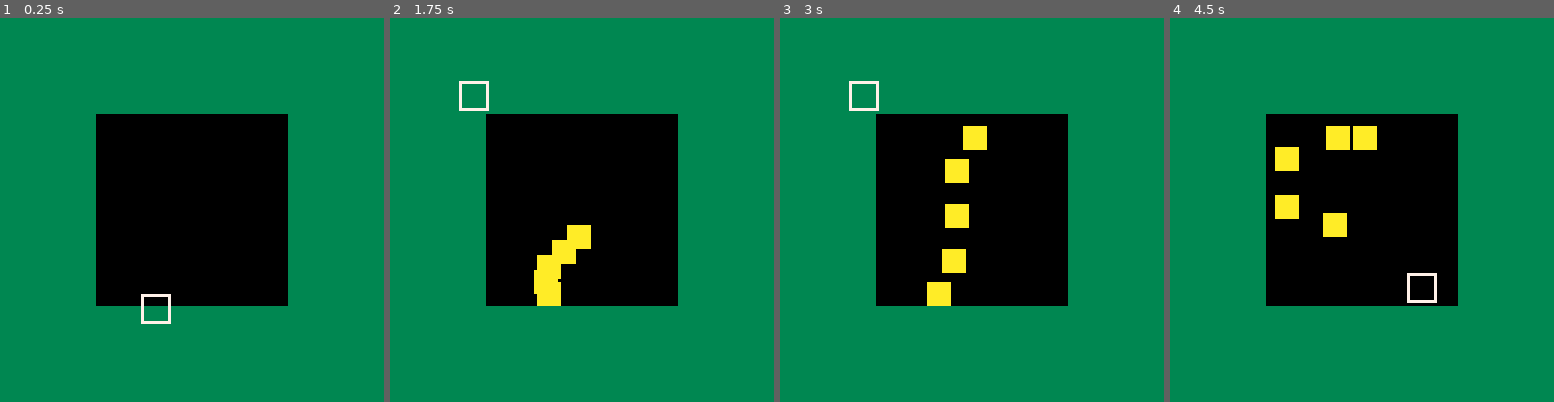
Above: before the commit, frames 1-4 (left to right).
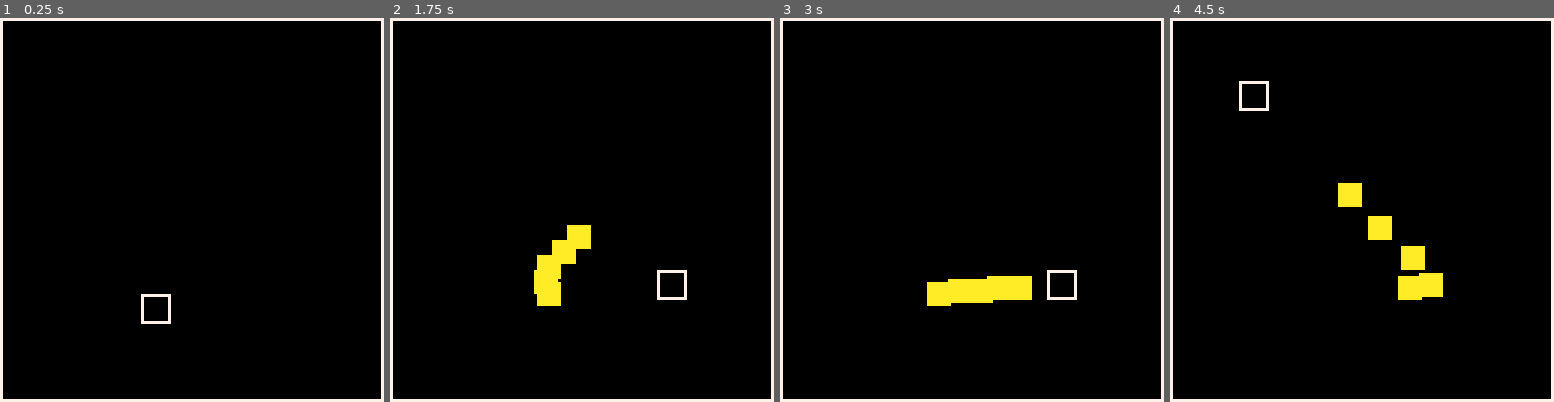
Above: after the commit, the same moments.

Repository: shen-sat/qix
Game: PICO-8 cartridge qix.p8
The game is run twice, just before and just after one commit, with the same random seed, the same clock (stepped at 60 frames per second) and the same inputs.
Inputs:
- Up to frame 1 (0.25 s): no input
- Up to frame 2 (1.75 s): hold Right from 1.6 s (still down)
- Up to frame 3 (3 s): release Right at 2.1 s; hold Up 2.15-2.42 s; hold Right from 2.47 s (still down)
- Up to frame 4 (4.5 s): release Right at 3.03 s; hold Left 3.08-3.58 s; hold Down 3.63-3.97 s; hold Right from 4.02 s (still down)

The runs differ from the first frame. In frame 1, 75% of the frame differs, in the area x 0-100%, y 0-100%; in frame 2, 75%; in frame 3, 78%; in frame 4, 79%.

Commit message:
Move blocks code into commented out code at bottom of file

Diff:
--- a/qix.p8
+++ b/qix.p8
@@ -113,35 +113,6 @@
   frame_counter = 0
 
   blocks = {}
-  top_block = {
-   x = 0,
-   y = 0,
-   width = 128,
-   height = 128/4
-  }
-  bottom_block = {
-   x = 0,
-   y = 96,
-   width = 128,
-   height = 128/4
-  }
-  left_block = {
-   x = 0,
-   y = 0,
-   width = 128/4,
-   height = 128
-  }
-  right_block = {
-   x = 96,
-   y = 0,
-   width = 128/4,
-   height = 128
-  }
-  add(blocks, top_block)
-  add(blocks, bottom_block)
-  add(blocks, left_block)
-  add(blocks, right_block)
-
 
   game.update = level_update
   game.draw = level_draw
@@ -150,23 +121,12 @@
 function level_update()
   frame_counter += 1
   qix:update()
-
-  -- control qix manually
-  if btn(0) then qix.x -= 1 end
-  if btn(1) then qix.x += 1 end
-  if btn(2) then qix.y -= 1 end
-  if btn(3) then qix.y += 1 end
-
 end
 
 function level_draw()
   -- higher something is here, the further in the background it is
   cls()
   rect(0,0,127,127,7) --border
-  --block
-  for block in all(blocks) do
-   rectfill(block.x,block.y,block.x + block.width - 1,block.y + block.height - 1,3)
-  end
   qix:draw()
   -- destination hitbox
   rect(qix.destination.x,qix.destination.y,qix.destination.x + qix.destination.width - 1,qix.destination.y + qix.destination.height - 1,7)
@@ -200,6 +160,49 @@
   return x > left and x < (left + width) and y > top and y < (top + height)
 end
 
+--------------------------------------------------------------------------------
+
+-- draw block
+ -- for block in all(blocks) do
+ --  rectfill(block.x,block.y,block.x + block.width - 1,block.y + block.height - 1,3)
+ -- end
+
+-- control qix manually
+ -- if btn(0) then qix.x -= 1 end
+ -- if btn(1) then qix.x += 1 end
+ -- if btn(2) then qix.y -= 1 end
+ -- if btn(3) then qix.y += 1 end
+
+-- blocks, if you need em
+ -- top_block = {
+ --  x = 0,
+ --  y = 0,
+ --  width = 128,
+ --  height = 128/4
+ -- }
+ -- bottom_block = {
+ --  x = 0,
+ --  y = 96,
+ --  width = 128,
+ --  height = 128/4
+ -- }
+ -- left_block = {
+ --  x = 0,
+ --  y = 0,
+ --  width = 128/4,
+ --  height = 128
+ -- }
+ -- right_block = {
+ --  x = 96,
+ --  y = 0,
+ --  width = 128/4,
+ --  height = 128
+ -- }
+ -- add(blocks, top_block)
+ -- add(blocks, bottom_block)
+ -- add(blocks, left_block)
+ -- add(blocks, right_block)
+
 __gfx__
 aaaaaaaa000000000000000000000000000000000000000000000000000000000000000000000000000000000000000000000000000000000000000000000000
 aaaaaaaa000000000000000000000000000000000000000000000000000000000000000000000000000000000000000000000000000000000000000000000000
